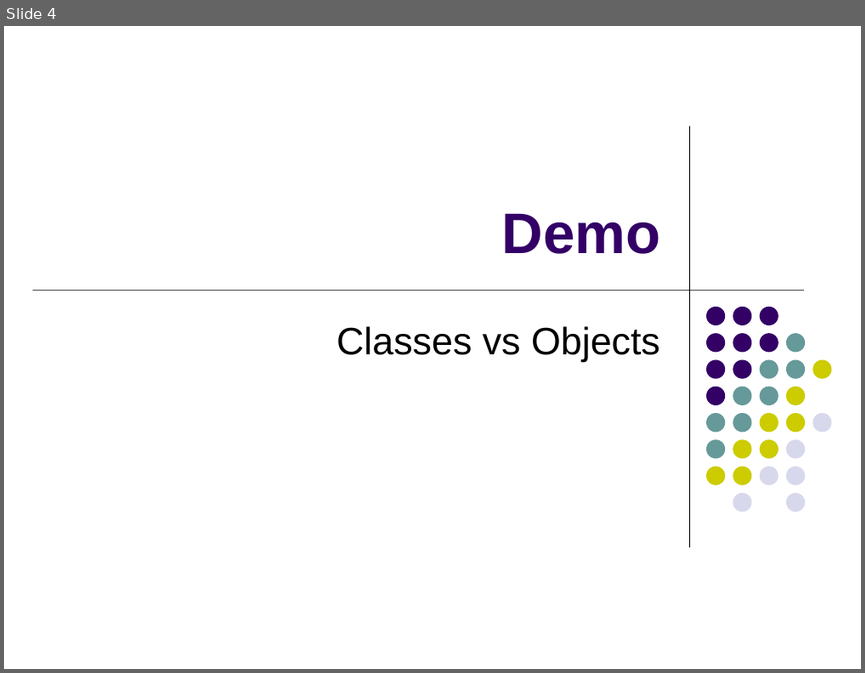
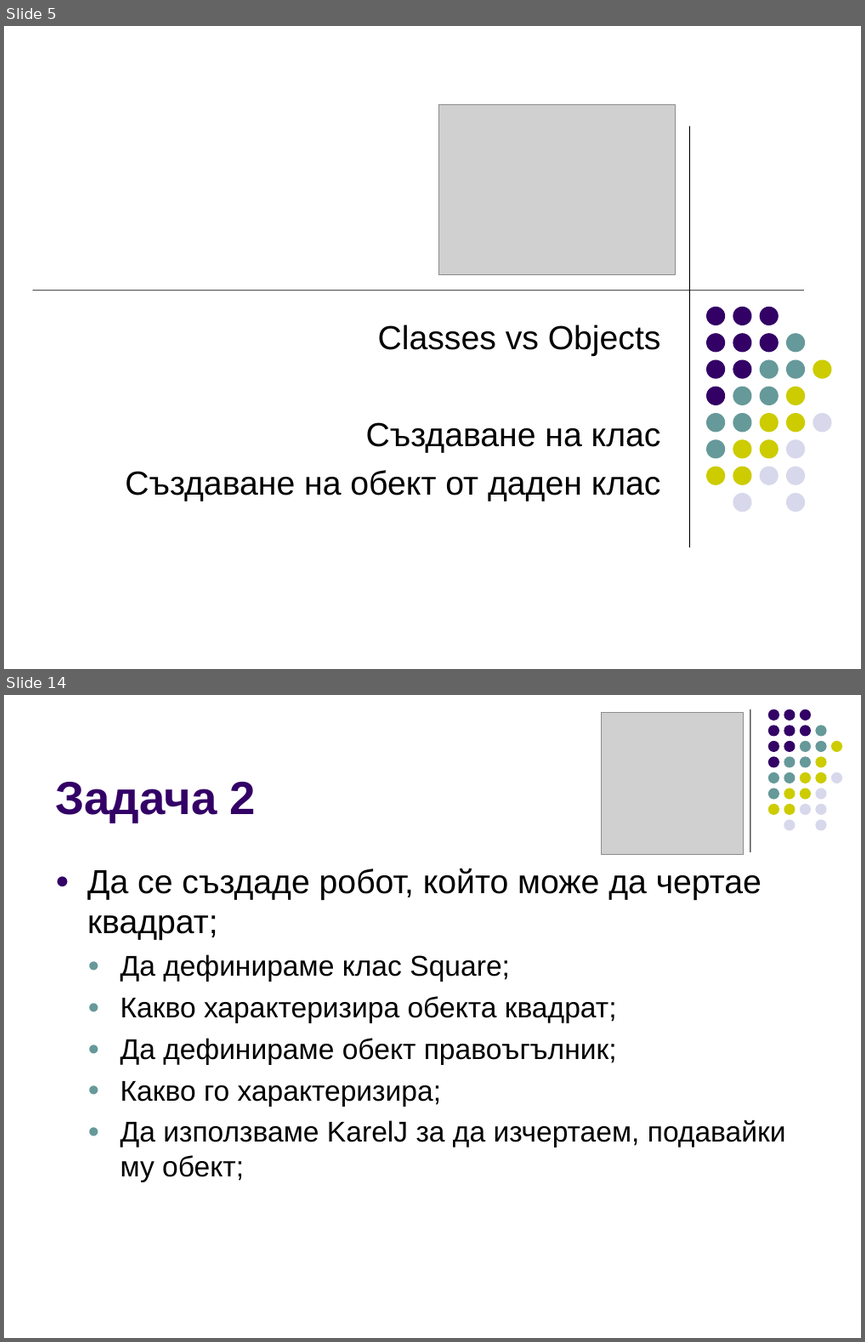
Before and after one commit to ivorusev/startup-factory-java-course, a slide deck: 2-OOP.ppt. Shown one above the other, each under a label of ours: slide 4 before the commit, slides 5 and 14 after it; the slides between them are not shown. The pictures are 865x673 and 865x1342 pixels, drawn with LibreOffice and Linux fonts; fonts in the diff are those of the drawing; grey boxes stand for pictures. Boxes give left, top, right and bottom in pixels: in the first picture for what was removed or moved away, otherwise in the second. Text is boxed around its words. In the diff, an @@ line names an element or a change of style, - is before the commit and + after.

```diff
--- a/2-OOP.ppt
+++ b/2-OOP.ppt
@@ slide 14 added at (x1=4, y1=695, x2=861, y2=1338), background #FFFFFF @@
@@ picture added at (x1=602, y1=713, x2=743, y2=854) @@
@@ line added from (750, 709) to (750, 851), #000000 0.74 pt @@
@@ title added at (x1=55, y1=782, x2=256, y2=823), 39 pt, text #330066, bold @@
+Задача 2
@@ group added at (x1=768, y1=709, x2=842, y2=830): 31 ellipses @@
@@ text added at (x1=87, y1=868, x2=786, y2=1182), 24 pt, text #000000 @@
+● Да се създаде робот, който може да чертае квадрат;
+  ● Да дефинираме клас Square;
+  ● Какво характеризира обекта квадрат;
+  ● Да дефинираме обект правоъгълник;
+  ● Какво го характеризира;
+  ● Да използваме KarelJ за да изчертаем, подавайки му обект;
@@ what was slide 4 is now slide 5 @@
@@ slide 5 changed as well @@
@@ picture added at (x1=439, y1=104, x2=675, y2=274) @@
@@ title removed at (x1=502, y1=213, x2=661, y2=254) @@
-Demo
@@ subtitle at (x1=378, y1=324, x2=661, y2=356): size 32 to 28 pt in "Classes vs Objects"; less space between paragraphs @@
@@ subtitle at (x1=125, y1=422, x2=661, y2=501): paragraphs added @@
+Създаване на клас
+Създаване на обект от даден клас
```
Also in this commit, not shown: 3 other slides changed, 8 other slides added.
